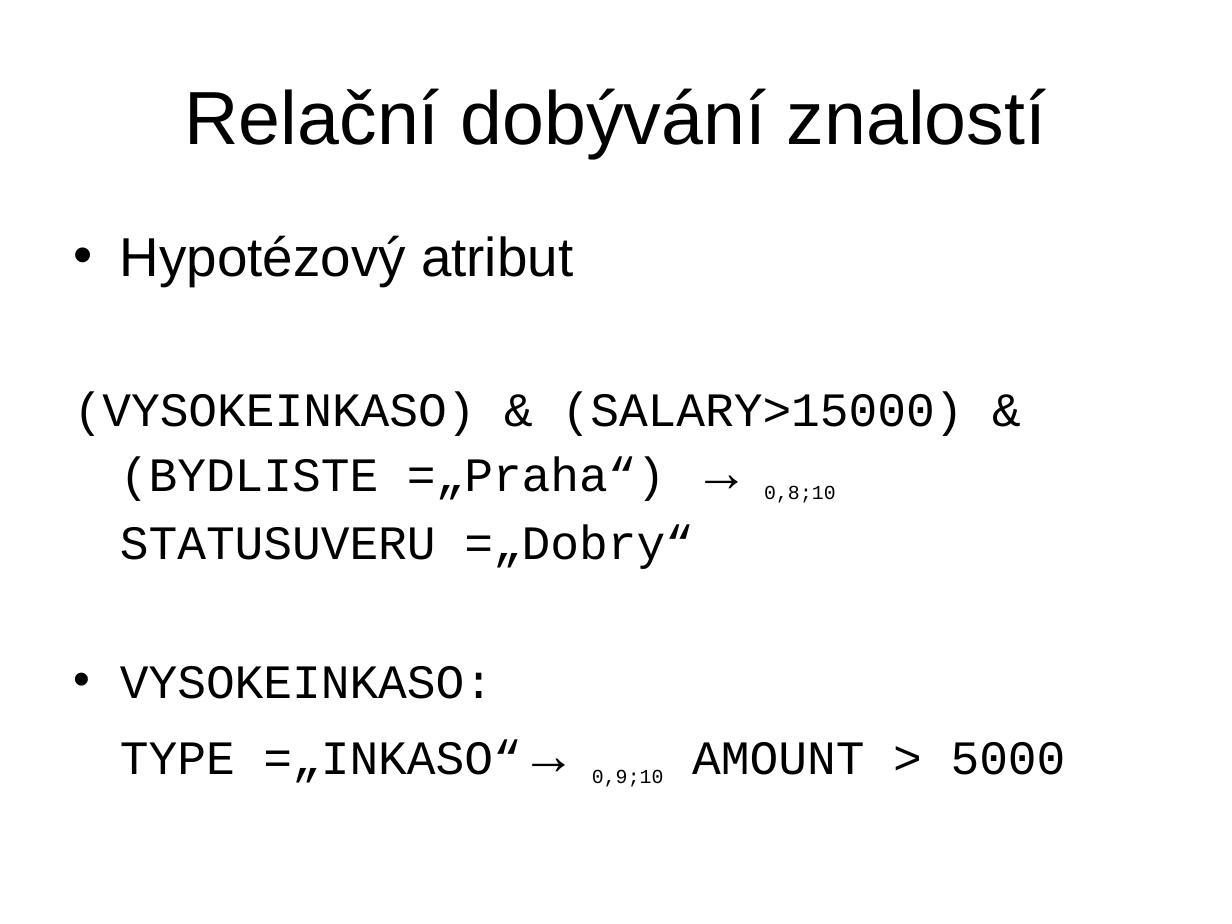
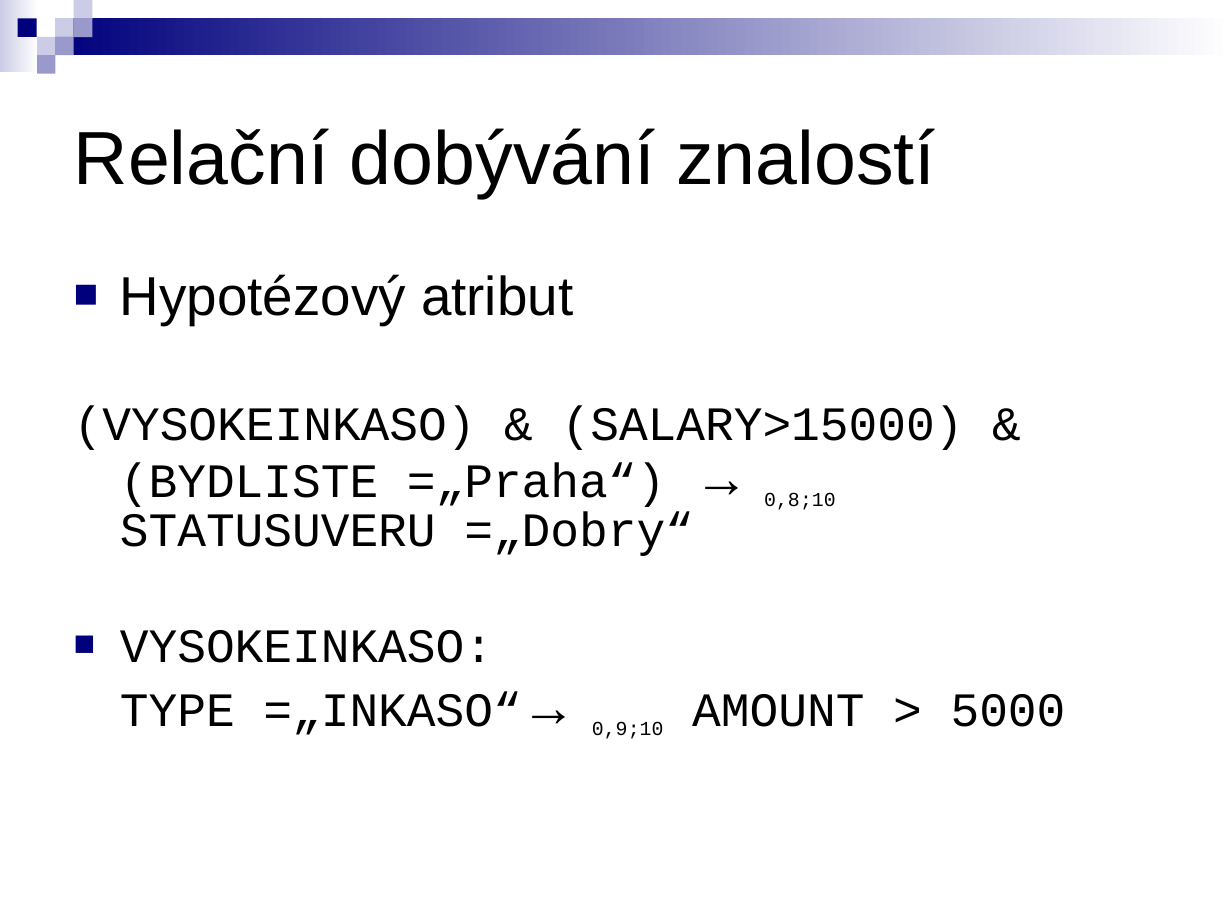
Before and after one commit to michalkovy/ferda, a slide deck: slide 8 of publications/diplomky/kuzmos/Prezentace/Relační GUHA procedury.ppt (slide 9 before the commit). Drawn at 1232x924 pixels with LibreOffice and Linux fonts; fonts in the diff are those of the drawing. Boxes give left, top, right and bottom in pixels: in the first picture for what was removed or moved away, otherwise in the second. Text is boxed around its words. In the diff, an @@ line names an element or a change of style, - is before the commit and + after.

```diff
--- a/publications/diplomky/kuzmos/Prezentace/Relační GUHA procedury.ppt
+++ b/publications/diplomky/kuzmos/Prezentace/Relační GUHA procedury.ppt
@@ group added at (0,0,1232,74): 9 rectangles @@
@@ title "Relační dobývání znalostí": place and size @@
-title "Relační dobývání znalostí" at (185,88,1046,158)
+title "Relační dobývání znalostí" at (74,128,935,198)
@@ title "Relační dobývání znalostí" at (74,128,935,198): alignment centre to left @@
@@ text "Hypotézový atribut": place and size @@
-text "Hypotézový atribut" at (74,235,1066,787)
+text "Hypotézový atribut" at (74,274,1066,739)
@@ text "Hypotézový atribut" at (74,274,1066,739): bullet • to ■; line spacing 1 to 0.8; bullet colour #000000 to #00007D @@
```
Also in this commit, not shown: 15 other slides changed, 1 slide added, 1 slide removed, 14 other files.
